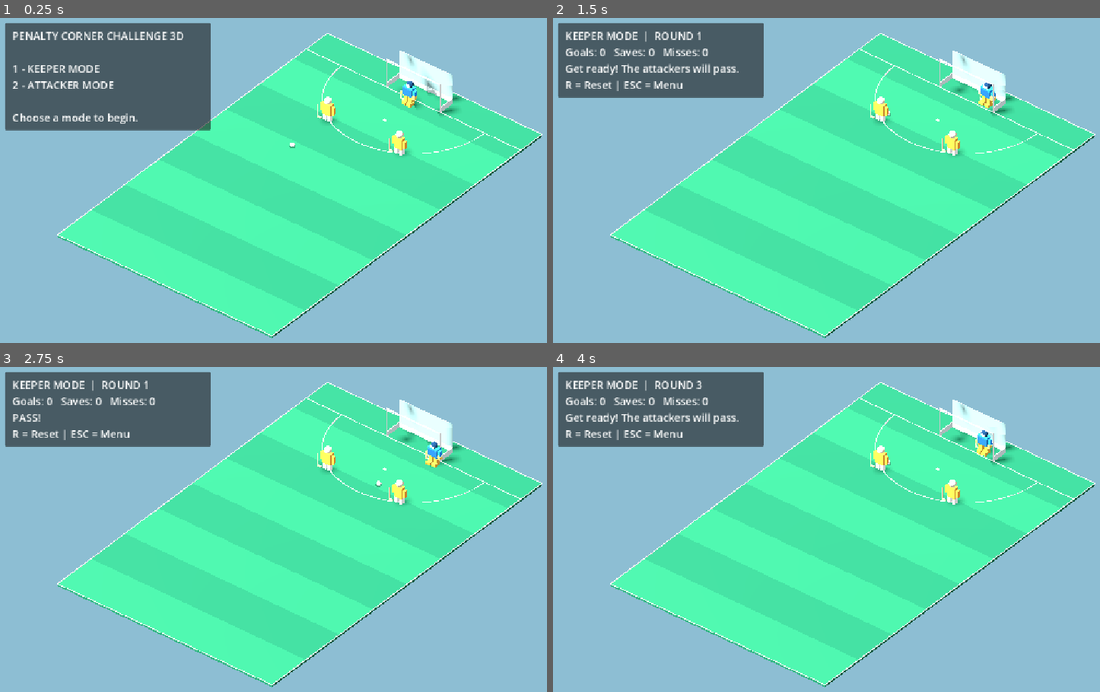
Above: before the commit, frames 1-4 (two rows, left to right).
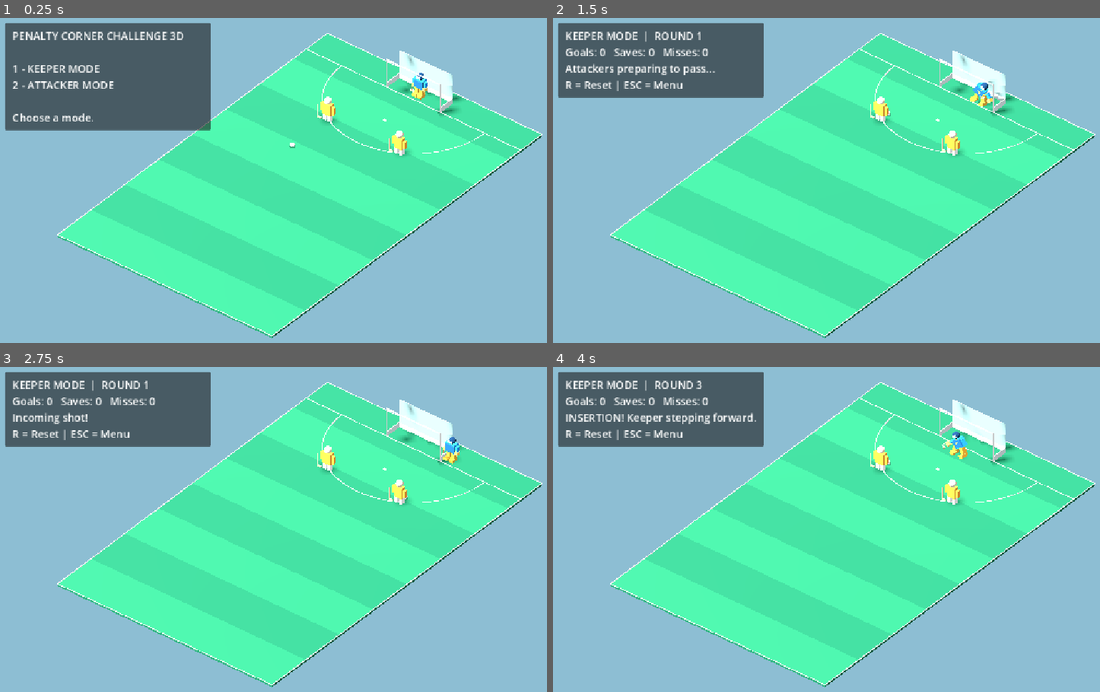
Above: after the commit, the same moments.

Repository: affarf/penalty-corner-challenge-3d
Game: Godot game, scene res://scenes/main_3d.tscn
The game is run twice, just before and just after one commit, with the same random seed, the same clock (stepped at 60 frames per second) and the same inputs.
Inputs:
- Up to frame 1 (0.25 s): no input
- Up to frame 2 (1.5 s): tap Enter at 0.5 s; hold D (move_right) 0.53-1.28 s; tap E at 0.6 s; tap Space at 0.77, 1.07 s; tap 1 at 0.8, 1.35 s; hold S (move_down) from 1.28 s (still down)
- Up to frame 3 (2.75 s): tap Space at 1.52, 1.82, 2 s; tap 2 at 1.55, 2.1 s; release S (move_down) at 2.03 s; hold D (move_right) from 2.03 s (still down); tap 3 at 2.3 s
- Up to frame 4 (4 s): release D (move_right) at 2.78 s; hold W (move_up) 2.78-3.53 s; tap 3 at 2.85 s; tap Space at 3.02, 3.32, 3.77, 3.8 s; tap R at 3.05, 3.6 s; hold A (move_left) from 3.53 s (still down)

The runs differ from the first frame. In frame 1, 0.5% of the frame differs, in the area x 16-81%, y 16-33%; in frame 2, 0.8%; in frame 3, 0.6%; in frame 4, 1.0%, in the area x 2-81%, y 14-29%.

Commit message:
Fix mode switching and insertion state, separate HUD

Diff:
--- a/scenes/main_3d.tscn
+++ b/scenes/main_3d.tscn
@@ -6,7 +6,7 @@
 [ext_resource type="PackedScene" uid="uid://bis2bfs16no5n" path="res://scenes/players/player_3d.tscn" id="4_le0cj"]
 [ext_resource type="PackedScene" uid="uid://b07ks1npamgy1" path="res://scenes/players/goalkeeper_3d.tscn" id="5_78blk"]
 [ext_resource type="PackedScene" uid="uid://bq4c863oi6gkk" path="res://scenes/ball/ball_3d.tscn" id="6_78blk"]
-[ext_resource type="Script" uid="uid://jrv34f8iw8rv" path="res://scripts/practice_manager.gd" id="7_a6i3j"]
+[ext_resource type="Script" uid="uid://jrv34f8iw8rv" path="res://scripts/game/practice_manager.gd" id="7_a6i3j"]
 
 [node name="Prototype3D" type="Node3D" unique_id=2026045853]
 script = ExtResource("1_pt58c")
@@ -23,7 +23,7 @@
 transform = Transform3D(1.1, 0, 0, 0, 1.1, 0, 0, 0, 1.1, 4, 0, -9)
 
 [node name="Goalkeeper3D" parent="." unique_id=2044590347 instance=ExtResource("5_78blk")]
-transform = Transform3D(1.1, 0, 0, 0, 1.1, 0, 0, 0, 1.1, 0, 0, -15.5)
+transform = Transform3D(1.1, 0, 0, 0, 1.1, 0, 0, 0, 1.1, 0, 0, -17)
 dive_distance = 1.5
 
 [node name="Ball3D" parent="." unique_id=1700041622 instance=ExtResource("6_78blk")]
@@ -31,3 +31,11 @@
 
 [node name="PracticeManager" type="Node3D" parent="." unique_id=51378534]
 script = ExtResource("7_a6i3j")
+goal_z = null
+goal_width = null
+goal_height = null
+goal_depth = null
+keeper_save_width = null
+keeper_save_depth = null
+keeper_save_height = null
+ai_keeper_speed = null
--- /dev/null
+++ b/scripts/game/practice_hud.gd
@@ -0,0 +1,48 @@
+
+extends CanvasLayer
+
+var hud_label: Label
+
+
+func _ready() -> void:
+	var panel := PanelContainer.new()
+	panel.position = Vector2(18, 18)
+	panel.custom_minimum_size = Vector2(390, 0)
+	add_child(panel)
+
+	var margin := MarginContainer.new()
+	margin.add_theme_constant_override("margin_left", 14)
+	margin.add_theme_constant_override("margin_right", 14)
+	margin.add_theme_constant_override("margin_top", 10)
+	margin.add_theme_constant_override("margin_bottom", 10)
+	panel.add_child(margin)
+
+	hud_label = Label.new()
+	hud_label.add_theme_font_size_override("font_size", 20)
+	margin.add_child(hud_label)
+
+
+func display(
+	mode_name: String,
+	round_number: int,
+	goals: int,
+	saves: int,
+	misses: int,
+	message: String
+) -> void:
+	if hud_label == null:
+		return
+
+	if mode_name == "MENU":
+		hud_label.text = message
+		return
+
+	hud_label.text = (
+		mode_name
+		+ "  |  ROUND " + str(round_number)
+		+ "\nGoals: " + str(goals)
+		+ "   Saves: " + str(saves)
+		+ "   Misses: " + str(misses)
+		+ "\n" + message
+		+ "\nR = Reset | ESC = Menu"
+	)
--- a/scripts/practice_manager.gd
+++ b/scripts/game/practice_manager.gd
@@ -1,8 +1,16 @@
 
 extends Node3D
-const AttackerAI = preload("res://scripts/ai/attacker_ai.gd")
-const GoalkeeperAI = preload("res://scripts/ai/goalkeeper_ai.gd")
-var goalkeeper_ai = GoalkeeperAI.new()
+
+const AttackerAI = preload(
+	"res://scripts/ai/attacker_ai.gd"
+)
+const GoalkeeperAI = preload(
+	"res://scripts/ai/goalkeeper_ai.gd"
+)
+const PracticeHUD = preload(
+	"res://scripts/game/practice_hud.gd"
+)
+
 enum GameMode {
 	MENU,
 	KEEPER,
@@ -11,26 +19,42 @@
 
 enum Phase {
 	READY,
+	INSERTING,
+	READY_TO_PASS,
 	PASSING,
 	READY_TO_SHOOT,
 	SHOOTING,
 	FINISHED
 }
 
+@export_group("Goal")
 @export var goal_z: float = -16.0
 @export var goal_width: float = 6.0
 @export var goal_height: float = 3.0
 @export var goal_depth: float = 1.8
 
-@export var keeper_save_width: float = 1.1
+@export_group("Saves")
 @export var keeper_save_depth: float = 0.9
-@export var keeper_save_height: float = 1.25
-@export var ai_keeper_speed: float = 4.0
+
+@export_group("Timing")
+@export var insertion_time: float = 0.5
+@export var ai_pass_delay: float = 0.7
+@export var ai_shot_delay: float = 1.0
+@export var round_end_delay: float = 2.0
 
 @onready var ball = get_parent().get_node("Ball3D")
-@onready var attacker1: Node3D = get_parent().get_node("Attacker1")
-@onready var attacker2: Node3D = get_parent().get_node("Attacker2")
-@onready var goalkeeper = get_parent().get_node("Goalkeeper3D")
+@onready var attacker1: Node3D = (
+	get_parent().get_node("Attacker1")
+)
+@onready var attacker2: Node3D = (
+	get_parent().get_node("Attacker2")
+)
+@onready var goalkeeper = (
+	get_parent().get_node("Goalkeeper3D")
+)
+
+var goalkeeper_ai = GoalkeeperAI.new()
+var hud: CanvasLayer
 
 var game_mode: GameMode = GameMode.MENU
 var phase: Phase = Phase.READY
@@ -48,12 +72,14 @@
 var countdown: float = 0.0
 var status_message: String = ""
 
-var hud_label: Label
-
 
 func _ready() -> void:
-	create_hud()
+	hud = PracticeHUD.new()
+	hud.name = "PracticeHUD"
+	add_child(hud)
+
 	ball.movement_finished.connect(_on_ball_finished)
+
 	show_menu()
 
 
@@ -63,7 +89,11 @@
 
 	if phase == Phase.SHOOTING and ball.moving:
 		if game_mode == GameMode.ATTACKER:
-			update_ai_keeper(delta)
+			goalkeeper_ai.update(
+				goalkeeper,
+				ball,
+				delta
+			)
 
 		check_keeper_save()
 
@@ -76,9 +106,6 @@
 
 
 func _unhandled_key_input(event: InputEvent) -> void:
-	if not event is InputEventKey:
-		return
-
 	if not event.pressed or event.echo:
 		return
 
@@ -98,26 +125,25 @@
 		begin_round()
 		return
 
-	if game_mode == GameMode.KEEPER:
-		return
-
-	# Attacker Mode controls
+	if game_mode != GameMode.ATTACKER:
+		return
+
 	match event.keycode:
 		KEY_E:
-			if phase == Phase.READY:
+			if phase == Phase.READY_TO_PASS:
 				pass_ball()
 
 		KEY_1:
 			aim_x = -2.2
-			set_status("Aim: LEFT")
+			set_status("AIM: LEFT")
 
 		KEY_2:
 			aim_x = 0.0
-			set_status("Aim: CENTER")
+			set_status("AIM: CENTER")
 
 		KEY_3:
 			aim_x = 2.2
-			set_status("Aim: RIGHT")
+			set_status("AIM: RIGHT")
 
 		KEY_SPACE:
 			if phase == Phase.READY_TO_SHOOT:
@@ -147,55 +173,91 @@
 	ball.stop_ball()
 	goalkeeper.player_controlled = false
 
+	# Clear any movement or dive from the previous mode.
+	goalkeeper.reset_keeper()
+	goalkeeper_ai.reset()
+
 	set_status(
 		"PENALTY CORNER CHALLENGE 3D\n\n"
 		+ "1 - KEEPER MODE\n"
 		+ "2 - ATTACKER MODE\n\n"
-		+ "Choose a mode to begin."
+		+ "Choose a mode."
 	)
 
 
 func begin_round() -> void:
+	if game_mode == GameMode.MENU:
+		return
+
 	round_number += 1
 	phase = Phase.READY
 	countdown = 0.0
+
 	aim_x = 0.0
 	shot_height = 0.0
 
+	# Reset BOTH controllers on every round.
+	goalkeeper.reset_keeper()
 	goalkeeper_ai.reset()
+
+	goalkeeper.player_controlled = (
+		game_mode == GameMode.KEEPER
+	)
 
 	var start: Vector3 = (
 		attacker1.position + Vector3(0, 0, -1.0)
 	)
+
 	ball.reset_ball(start)
 
-	if game_mode == GameMode.KEEPER:
-		set_status("Get ready! The attackers will pass.")
-		countdown = 1.5
-	else:
-		set_status("Press E to pass to Attacker2.")
+	# Begin insertion in both modes.
+	start_insertion()
+
+
+func start_insertion() -> void:
+	phase = Phase.INSERTING
+
+	# Keeper steps from Z=-17 toward Z=-15.
+	goalkeeper.release_from_line()
+
+	set_status("INSERTION! Keeper stepping forward.")
+
+	countdown = insertion_time
 
 
 func advance_timer() -> void:
 	if game_mode == GameMode.MENU:
 		return
 
-	if phase == Phase.READY:
-		if game_mode == GameMode.KEEPER:
-			pass_ball()
-
-	elif phase == Phase.READY_TO_SHOOT:
-		if game_mode == GameMode.KEEPER:
-			var shot: Dictionary = AttackerAI.choose_shot()
-			aim_x = float(shot["target_x"])
-			shoot_ball(bool(shot["aerial"]))
-
-	elif phase == Phase.FINISHED:
-		begin_round()
+	match phase:
+		Phase.INSERTING:
+			phase = Phase.READY_TO_PASS
+
+			if game_mode == GameMode.KEEPER:
+				set_status("Attackers preparing to pass...")
+				countdown = ai_pass_delay
+			else:
+				set_status("Press E to pass.")
+
+		Phase.READY_TO_PASS:
+			if game_mode == GameMode.KEEPER:
+				pass_ball()
+
+		Phase.READY_TO_SHOOT:
+			if game_mode == GameMode.KEEPER:
+				var shot: Dictionary = (
+					AttackerAI.choose_shot()
+				)
+
+				aim_x = float(shot["target_x"])
+				shoot_ball(bool(shot["aerial"]))
+
+		Phase.FINISHED:
+			begin_round()
 
 
 func pass_ball() -> void:
-	if phase != Phase.READY:
+	if phase != Phase.READY_TO_PASS:
 		return
 
 	phase = Phase.PASSING
@@ -204,7 +266,12 @@
 		attacker2.position + Vector3(0, 0, -0.8)
 	)
 
-	ball.move_to(destination, ball.pass_speed, 0.0)
+	ball.move_to(
+		destination,
+		ball.pass_speed,
+		0.0
+	)
+
 	set_status("PASS!")
 
 
@@ -213,6 +280,7 @@
 		return
 
 	phase = Phase.SHOOTING
+
 	shot_start = ball.position
 
 	shot_destination = Vector3(
@@ -221,15 +289,16 @@
 		goal_z - goal_depth + 0.1
 	)
 
-	shot_height = 0.0
-	if aerial:
-		shot_height = ball.aerial_height
+	shot_height = (
+		ball.aerial_height if aerial else 0.0
+	)
 
 	ball.move_to(
 		shot_destination,
 		ball.shot_speed,
 		shot_height
 	)
+
 	if game_mode == GameMode.ATTACKER:
 		goalkeeper_ai.start_shot(
 			shot_start,
@@ -238,34 +307,25 @@
 			aerial
 		)
 
-	if aerial:
-		set_status("AERIAL SHOT!")
-	else:
-		set_status("LOW SHOT!")
-
-
-func update_ai_keeper(delta: float) -> void:
-	goalkeeper_ai.update(
-		goalkeeper,
-		ball,
-		delta
-	)
-
-
-
+	set_status(
+		"AERIAL SHOT!" if aerial else "LOW SHOT!"
+	)
 
 
 func check_keeper_save() -> void:
 	var ball_pos: Vector3 = ball.position
 	var keeper_pos: Vector3 = goalkeeper.position
 
-	# No saves after the ball is fully behind the line.
+	# Ball has passed behind the goal line.
 	if ball_pos.z + ball.ball_radius < goal_z:
 		return
 
-	# Both human and AI use identical save reach.
-	var save_width: float = goalkeeper.get_save_width()
-	var save_height: float = goalkeeper.get_save_height()
+	var save_width: float = (
+		goalkeeper.get_save_width()
+	)
+	var save_height: float = (
+		goalkeeper.get_save_height()
+	)
 
 	if save_width <= 0.0 or save_height <= 0.0:
 		return
@@ -284,22 +344,55 @@
 		ball.get_ball_height() - ball.ball_radius
 	)
 
-	var reachable: bool = ball_bottom <= save_height
-
-	if close_x and close_z and reachable:
+	if (
+		close_x
+		and close_z
+		and ball_bottom <= save_height
+	):
 		deflect_saved_ball()
 		finish_round("SAVE!")
 
 
+func deflect_saved_ball() -> void:
+	var ball_pos: Vector3 = ball.position
+
+	var side: float = 1.0
+	if ball_pos.x < goalkeeper.position.x:
+		side = -1.0
+
+	var destination := Vector3(
+		clampf(
+			ball_pos.x + side * 3.0,
+			-10.5,
+			10.5
+		),
+		0.0,
+		clampf(
+			ball_pos.z + 5.0,
+			-18.0,
+			18.0
+		)
+	)
+
+	ball.stop_ball()
+	ball.move_to(
+		destination,
+		ball.pass_speed * 0.85,
+		0.0
+	)
 
 
 func check_goal() -> String:
-	var dz: float = shot_destination.z - shot_start.z
+	var dz: float = (
+		shot_destination.z - shot_start.z
+	)
 
 	if absf(dz) < 0.001:
 		return "MISS!"
 
-	var t: float = (goal_z - shot_start.z) / dz
+	var t: float = (
+		(goal_z - shot_start.z) / dz
+	)
 
 	if t < 0.0 or t > 1.0:
 		return "MISS!"
@@ -317,7 +410,7 @@
 			1.0 - pow(1.0 - t, 3.0)
 		)
 
-	var within_posts: bool = (
+	var inside_posts: bool = (
 		absf(crossing_x) + ball.ball_radius
 		< goal_width / 2.0
 	)
@@ -327,7 +420,7 @@
 		< goal_height
 	)
 
-	if within_posts and below_bar:
+	if inside_posts and below_bar:
 		return "GOAL!"
 
 	return "MISS!"
@@ -342,11 +435,12 @@
 			phase = Phase.READY_TO_SHOOT
 
 			if game_mode == GameMode.KEEPER:
-				set_status("Incoming shot! Get ready.")
-				countdown = 0.7
+				set_status("Incoming shot!")
+				countdown = ai_shot_delay
 			else:
 				set_status(
-					"1/2/3 = Aim | SPACE = Shoot\n"
+					"1/2/3 = Aim\n"
+					+ "SPACE = Low shot\n"
 					+ "SHIFT + SPACE = Aerial"
 				)
 
@@ -368,8 +462,8 @@
 		"MISS!":
 			misses += 1
 
-	set_status(result + "\nNext round automatically.")
-	countdown = 2.0
+	set_status(result + "\nNext round shortly.")
+	countdown = round_end_delay
 
 
 func set_status(message: String) -> void:
@@ -379,80 +473,21 @@
 
 
 func refresh_hud() -> void:
-	if hud_label == null:
-		return
-
-	if game_mode == GameMode.MENU:
-		hud_label.text = status_message
-		return
-
-	var mode_name := "KEEPER MODE"
-	if game_mode == GameMode.ATTACKER:
+	if hud == null:
+		return
+
+	var mode_name := "MENU"
+
+	if game_mode == GameMode.KEEPER:
+		mode_name = "KEEPER MODE"
+	elif game_mode == GameMode.ATTACKER:
 		mode_name = "ATTACKER MODE"
 
-	hud_label.text = (
-		mode_name
-		+ "  |  ROUND " + str(round_number)
-		+ "\nGoals: " + str(goals)
-		+ "   Saves: " + str(saves)
-		+ "   Misses: " + str(misses)
-		+ "\n" + status_message
-		+ "\nR = Reset | ESC = Menu"
-	)
-
-
-func create_hud() -> void:
-	var layer := CanvasLayer.new()
-	layer.name = "PracticeHUD"
-	add_child(layer)
-
-	var panel := PanelContainer.new()
-	panel.position = Vector2(18, 18)
-	panel.custom_minimum_size = Vector2(390, 0)
-	layer.add_child(panel)
-
-	var margin := MarginContainer.new()
-	margin.add_theme_constant_override("margin_left", 14)
-	margin.add_theme_constant_override("margin_right", 14)
-	margin.add_theme_constant_override("margin_top", 10)
-	margin.add_theme_constant_override("margin_bottom", 10)
-	panel.add_child(margin)
-
-	hud_label = Label.new()
-	hud_label.add_theme_font_size_override("font_size", 20)
-	margin.add_child(hud_label)
-
-
-func deflect_saved_ball() -> void:
-	var ball_position: Vector3 = ball.position
-	var keeper_position: Vector3 = goalkeeper.position
-
-	# Push the ball away from our goal (positive Z).
-	# Also send it sideways for a visible deflection.
-	var side: float = 1.0
-
-	if ball_position.x < keeper_position.x:
-		side = -1.0
-
-	var destination := Vector3(
-		clampf(
-			ball_position.x + side * 3.0,
-			-10.5,
-			10.5
-		),
-		0.0,
-		clampf(
-			ball_position.z + 5.0,
-			-18.0,
-			18.0
-		)
-	)
-
-	# Stop the original shot, then send the ball away.
-	ball.stop_ball()
-
-	ball.move_to(
-		destination,
-		ball.pass_speed * 0.85,
-		0.0
-	)
+	hud.display(
+		mode_name,
+		round_number,
+		goals,
+		saves,
+		misses,
+		status_message
+	)
--- a/scripts/players/goalkeeper_3d.gd
+++ b/scripts/players/goalkeeper_3d.gd
@@ -20,7 +20,7 @@
 @export_group("Goalkeeper Area")
 @export var min_x: float = -4.5
 @export var max_x: float = 4.5
-@export var min_z: float = -16.8
+@export var min_z: float = -17.0
 @export var max_z: float = -9.5
 
 @export_group("Save Actions")
@@ -29,6 +29,11 @@
 @export var quick_save_duration: float = 0.30
 @export var recovery_duration: float = 0.55
 
+@export var ready_z: float = -17.0
+@export var defending_z: float = -15.0
+@export var step_out_speed: float = 5.0
+
+var stepping_out: bool = false
 var player_controlled: bool = true
 var save_state: SaveState = SaveState.READY
 
@@ -64,6 +69,21 @@
 
 
 func _physics_process(delta: float) -> void:
+
+	if stepping_out:
+		position.z = move_toward(
+			position.z,
+			defending_z,
+			step_out_speed * delta
+		)
+
+		if absf(position.z - defending_z) < 0.02:
+			position.z = defending_z
+			stepping_out = false
+
+		update_save_visuals(delta)
+		return
+
 	update_save_state(delta)
 	update_save_visuals(delta)
 
@@ -105,6 +125,8 @@
 
 	position += move_velocity * delta
 	clamp_position()
+
+
 
 
 func get_camera_movement(
@@ -338,8 +360,13 @@
 	action_timer = 0.0
 	move_velocity = Vector3.ZERO
 
-	position = Vector3(0, 0, -15.5)
+	position = Vector3(0, 0, ready_z)
 	last_move_direction = Vector3.RIGHT
+
+	stepping_out = false
 
 	if keeper_rig != null:
 		keeper_rig.reset_pose()
+
+func release_from_line() -> void:
+	stepping_out = true
Not shown, added: scripts/game/practice_hud.gd.uid
Renamed: scripts/practice_manager.gd.uid -> scripts/game/practice_manager.gd.uid
